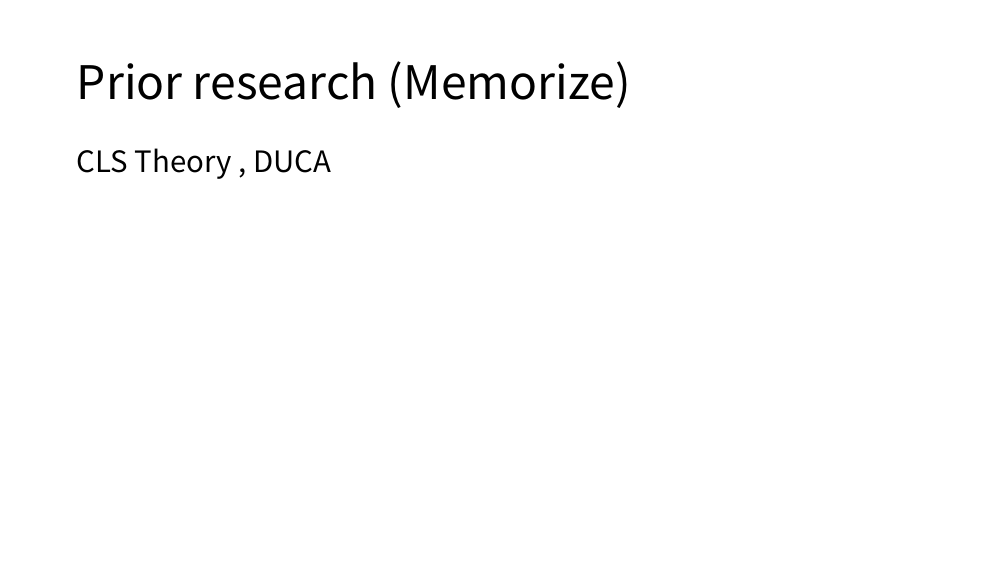
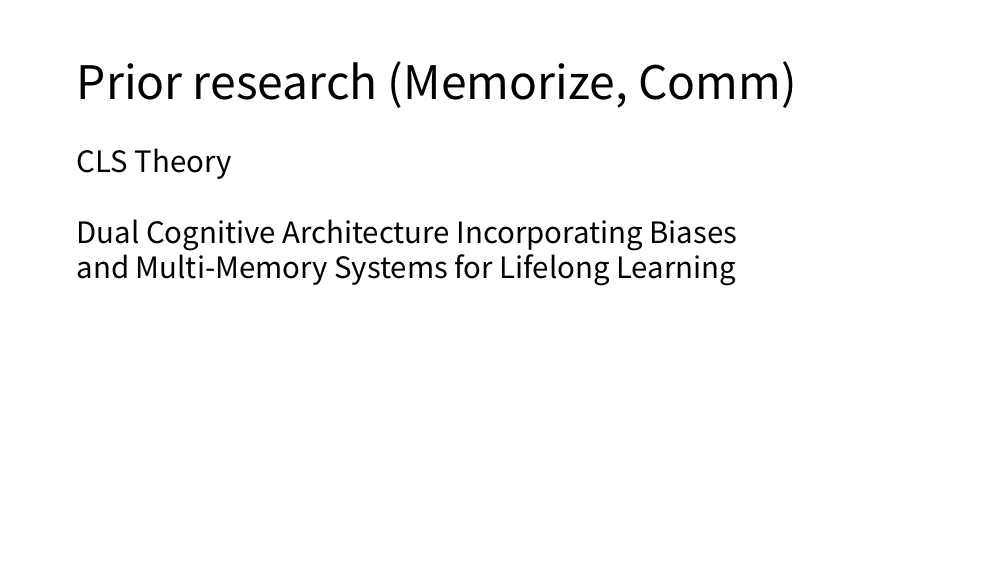
Before and after one commit to topaz11100/PROGRESS, a slide deck: slide 3 of 2_0729/0729_progress.pptx. Drawn at 1008x567 pixels with LibreOffice and Linux fonts; fonts in the diff are those of the drawing. Boxes give left, top, right and bottom in pixels: in the first picture for what was removed or moved away, otherwise in the second. Text is boxed around its words. In the diff, an @@ line names an element or a change of style, - is before the commit and + after.

```diff
--- a/2_0729/0729_progress.pptx
+++ b/2_0729/0729_progress.pptx
@@ title at box(77, 61, 797, 108): text changed @@
-Prior research (Memorize)
+Prior research (Memorize, Comm)
@@ text at box(77, 148, 737, 286): text changed @@
-CLS Theory , DUCA
+CLS Theory
+Dual Cognitive Architecture Incorporating Biases
+and Multi-Memory Systems for Lifelong Learning
```
Also in this commit, not shown: 2 other slides changed, 2 slides added, 2 slides removed, 4 other files.
